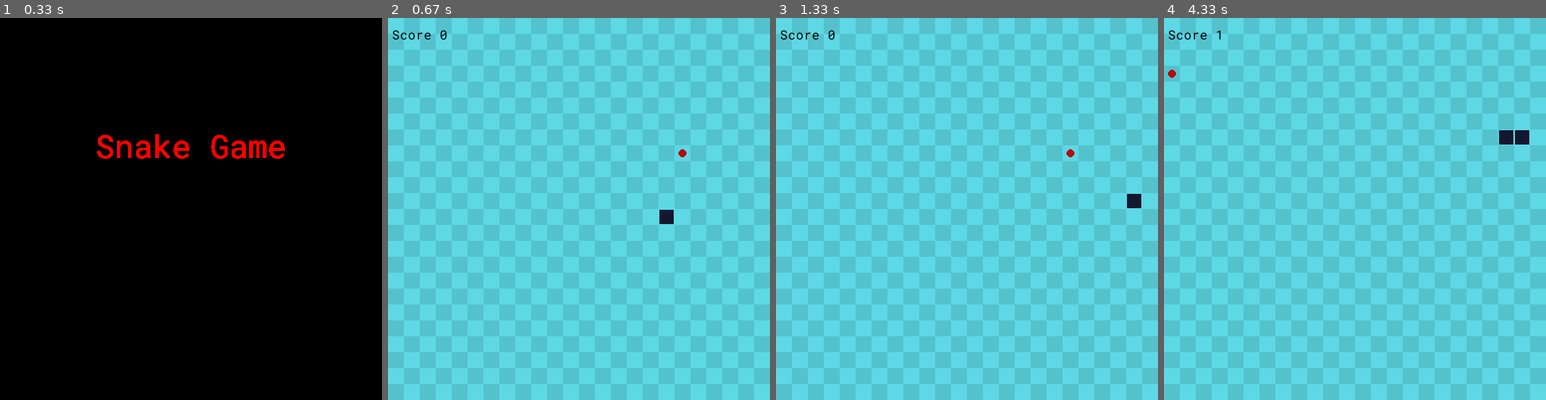
Above: before the commit, frames 1-4 (left to right).
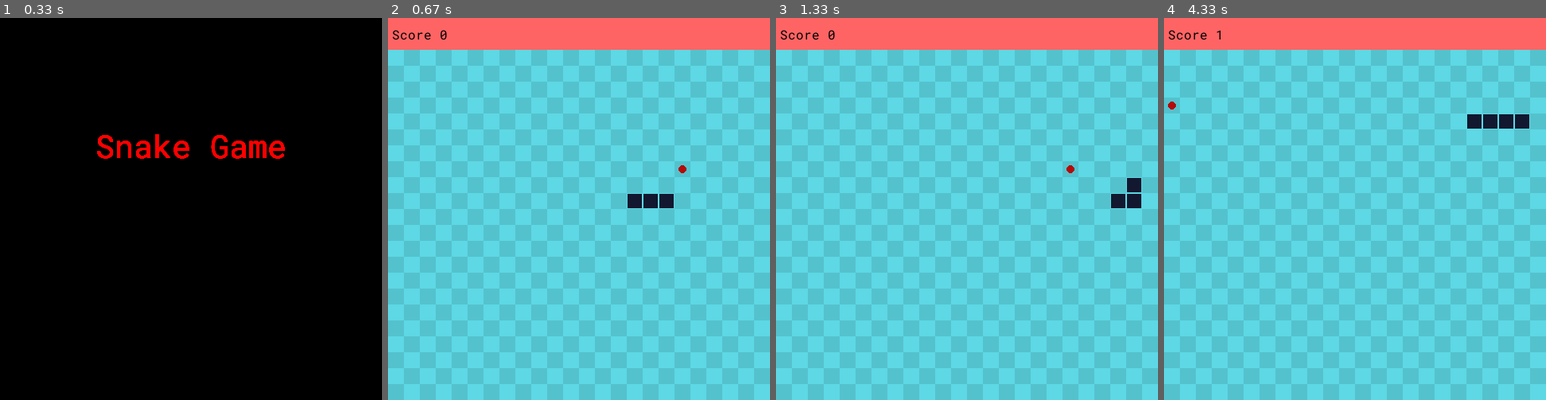
Above: after the commit, the same moments.

Repository: eballo/snake-pygame
Game: pygame game, started from main.py
The game is run twice, just before and just after one commit, with the same random seed, the same clock (stepped at 60 frames per second) and the same inputs.
Inputs:
- Up to frame 1 (0.33 s): no input
- Up to frame 2 (0.67 s): tap Space at 0.33 s
- Up to frame 3 (1.33 s): hold Right 0.67-1.13 s; hold Up from 1.17 s (still down)
- Up to frame 4 (4.33 s): release Up at 1.63 s; hold Right 1.67-2.13 s; hold Left 2.17-2.7 s; hold Down 2.73-3.03 s; hold Left 3.07-3.47 s; hold Up 3.5-3.87 s; hold Right from 3.9 s (still down)

Frame 1 is identical in both runs. In frame 2, 8.9% of the frame differs, in the area x 0-100%, y 0-54%; in frame 3, 8.6%; in frame 4, 9.2%, in the area x 0-100%, y 0-34%.

Commit message:
add score menu

Diff:
--- a/snake/food.py
+++ b/snake/food.py
@@ -2,7 +2,7 @@
 
 import pygame
 
-from snake.settings import GRID_WIDTH, GRID_SIZE, GRID_HEIGHT
+from snake.settings import GRID_WIDTH, GRID_SIZE, GRID_HEIGHT, MENU_HEIGHT
 
 
 class Food(object):
@@ -12,8 +12,9 @@
         self.randomize_position()
 
     def randomize_position(self):
-        self.position = (random.randint(0, int(GRID_WIDTH) - 1) * GRID_SIZE,
-                         random.randint(0, int(GRID_HEIGHT) - 1) * GRID_SIZE)
+        x = random.randint(0, int(GRID_WIDTH) - 1) * GRID_SIZE
+        y = random.randint(MENU_HEIGHT, int(GRID_HEIGHT) - 1) * GRID_SIZE
+        self.position = (x, y)
 
     def draw(self, surface):
         # r = pygame.Rect((self.position[0], self.position[1]), (GRID_SIZE, GRID_SIZE))
--- a/snake/game.py
+++ b/snake/game.py
@@ -2,7 +2,8 @@
 import sys
 
 from snake.intro import Intro
-from snake.settings import GRID_SIZE, SCREEN_WIDTH, SCREEN_HEIGHT, GRID_WIDTH, GRID_HEIGHT
+from snake.settings import GRID_SIZE, SCREEN_WIDTH, SCREEN_HEIGHT, BOARD_HEIGHT, BOARD_WIDTH, MENU_HEIGHT, GRID_HEIGHT, \
+    GRID_WIDTH, BACKGROUND_COLOR_ONE, BACKGROUND_COLOR_TWO, BACKGROUND_COLOR_MENU
 from snake.food import Food
 from snake.snake import Snake
 
@@ -20,15 +21,26 @@
         self.running = True
         self.playing = True
 
+    def debug(self):
+        print(f"MENU_HEIGHT  : {MENU_HEIGHT}")
+        print(f"BOARD_HEIGHT : {BOARD_HEIGHT}")
+        print(f"BOARD_WIDTH  : {BOARD_WIDTH}")
+        print(f"SCREEN_HEIGHT: {SCREEN_HEIGHT}")
+        print(f"SCREEN_WIDTH : {SCREEN_WIDTH}")
+        print(f"GRID_HEIGHT  : {GRID_HEIGHT}")
+        print(f"GRID_WIDTH   : {GRID_WIDTH}")
+
     @staticmethod
     def draw_grid(surface):
-        for y in range(0, int(GRID_HEIGHT)):
-            for x in range(0, int(GRID_WIDTH)):
+        for y in range(0, int(BOARD_HEIGHT), 1):
+            for x in range(0, int(BOARD_WIDTH)):
                 r = pygame.Rect((x * GRID_SIZE, y * GRID_SIZE), (GRID_SIZE, GRID_SIZE))
                 if (x + y) % 2 == 0:
-                    color = (93, 216, 228)
+                    color = BACKGROUND_COLOR_ONE
                 else:
-                    color = (84, 194, 205)
+                    color = BACKGROUND_COLOR_TWO
+                if y < MENU_HEIGHT:
+                    color = BACKGROUND_COLOR_MENU
                 pygame.draw.rect(surface, color, r)
 
     @staticmethod
--- a/snake/settings.py
+++ b/snake/settings.py
@@ -2,10 +2,21 @@
 SCREEN_HEIGHT = 480
 
 GRID_SIZE = 20
-GRID_WIDTH = SCREEN_WIDTH / GRID_SIZE
-GRID_HEIGHT = SCREEN_HEIGHT / GRID_SIZE
+GRID_WIDTH = SCREEN_WIDTH // GRID_SIZE
+GRID_HEIGHT = SCREEN_HEIGHT // GRID_SIZE
+
+MENU_HEIGHT = 2
+
+BOARD_HEIGHT = SCREEN_HEIGHT - (MENU_HEIGHT * GRID_SIZE)
+BOARD_WIDTH = SCREEN_WIDTH
 
 UP = (0, -1)
 DOWN = (0, 1)
 LEFT = (-1, 0)
 RIGHT = (1, 0)
+
+
+SNAKE_COLOR = (17, 24, 47)
+BACKGROUND_COLOR_ONE = (93, 216, 228)
+BACKGROUND_COLOR_TWO = (84, 194, 205)
+BACKGROUND_COLOR_MENU = (255, 100, 100)
--- a/snake/snake.py
+++ b/snake/snake.py
@@ -2,17 +2,18 @@
 
 import pygame
 
-from snake.settings import SCREEN_WIDTH, SCREEN_HEIGHT, UP, DOWN, LEFT, RIGHT, GRID_SIZE
+from snake.settings import UP, DOWN, LEFT, RIGHT, GRID_SIZE, BOARD_WIDTH, BOARD_HEIGHT, SNAKE_COLOR, \
+    BACKGROUND_COLOR_ONE, MENU_HEIGHT, GRID_HEIGHT, SCREEN_HEIGHT, SCREEN_WIDTH
 
 
 class Snake(object):
     def __init__(self, game):
         self.game = game
-        self.length = 1
-        self.positions = [((SCREEN_WIDTH / 2), (SCREEN_HEIGHT / 2))]
+        self.length = 3
+        self.score = 0
+        self.positions = [((BOARD_WIDTH // 2), (BOARD_HEIGHT // 2))]
         self.direction = random.choice([UP, DOWN, LEFT, RIGHT])
-        self.color = (17, 24, 47)
-        self.score = 0
+        self.color = SNAKE_COLOR
 
     def debug_info(self):
         print("----")
@@ -32,8 +33,13 @@
     def move(self):
         current_pos = self.get_head_position()
         x, y = self.direction
-        new_pos = (((current_pos[0] + (x * GRID_SIZE)) % SCREEN_WIDTH),
-                   ((current_pos[1] + (y * GRID_SIZE)) % SCREEN_HEIGHT))
+        new_x = ((current_pos[0] + (x * GRID_SIZE)) % BOARD_WIDTH)
+        new_y = (current_pos[1] + (y * GRID_SIZE))
+        if new_y >= SCREEN_HEIGHT:
+            new_y = MENU_HEIGHT * GRID_HEIGHT
+        if new_y < (MENU_HEIGHT -1) * GRID_HEIGHT:
+            new_y = SCREEN_HEIGHT
+        new_pos = (new_x, new_y)
         if len(self.positions) > 2 and new_pos in self.positions[2:]:
             self.reset()
         else:
@@ -42,16 +48,16 @@
                 self.positions.pop()
 
     def reset(self):
-        self.length = 1
+        self.length = 3
         self.score = 0
-        self.positions = [((SCREEN_WIDTH / 2), (SCREEN_HEIGHT / 2))]
+        self.positions = [((BOARD_WIDTH // 2), (BOARD_HEIGHT // 2))]
         self.direction = random.choice([UP, DOWN, LEFT, RIGHT])
 
     def draw(self, surface):
         for pos in self.positions:
             r = pygame.Rect((pos[0], pos[1]), (GRID_SIZE, GRID_SIZE))
             pygame.draw.rect(surface, self.color, r)
-            pygame.draw.rect(surface, (93, 216, 228), r, 1)
+            pygame.draw.rect(surface, BACKGROUND_COLOR_ONE, r, 1)
 
     def handle_keys(self):
         for event in pygame.event.get():
